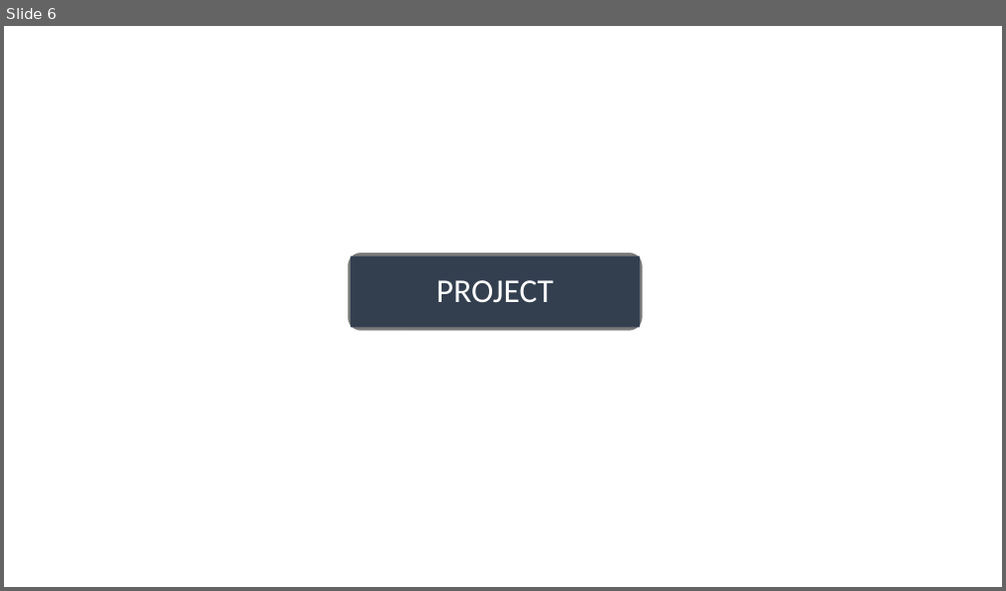
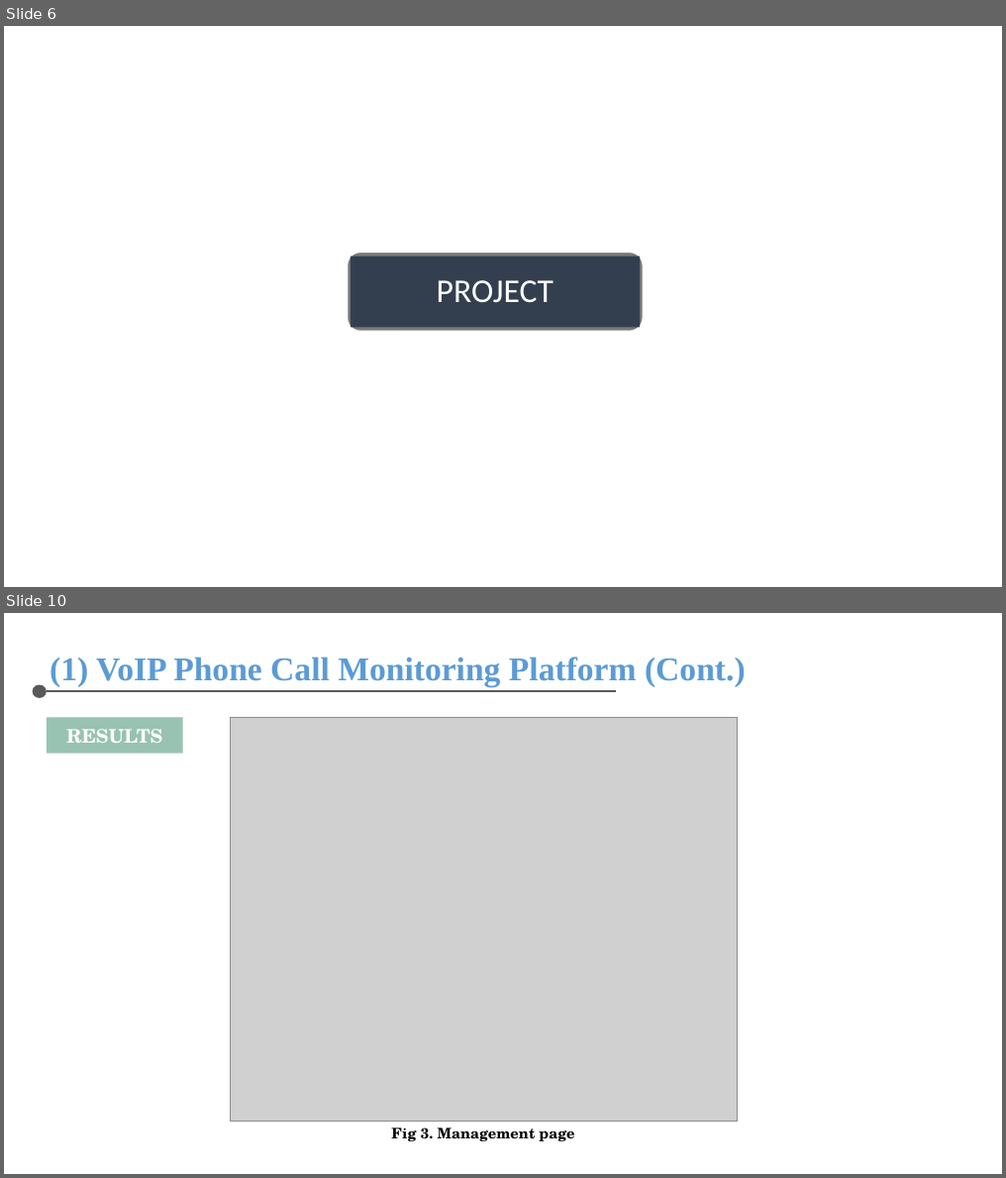
Before and after one commit to chris-nthu/nodejs-pwa, a slide deck: File/AMAT 履歷/Interview.pptx. Shown one above the other, each under a label of ours: slide 6 before the commit, slides 6 and 10 after it; the slides between them are not shown. The pictures are 1006x591 and 1006x1178 pixels, drawn with LibreOffice and Linux fonts; fonts in the diff are those of the drawing; grey boxes stand for pictures. Boxes give left, top, right and bottom in pixels: in the first picture for what was removed or moved away, otherwise in the second. Text is boxed around its words. In the diff, an @@ line names an element or a change of style, - is before the commit and + after.

```diff
--- a/File/AMAT 履歷/Interview.pptx
+++ b/File/AMAT 履歷/Interview.pptx
@@ slide 10 added at (4, 613, 1002, 1174), background #FFFFFF @@
@@ text added at (50, 657, 746, 686), 32 pt, text #5B9BD5, bold @@
+(1) VoIP Phone Call Monitoring Platform (Cont.)
@@ ellipse added at (33, 685, 47, 698), fill #595959 @@
@@ line added from (47, 691) to (616, 691), #595959 2 pt @@
@@ rectangle added at (47, 717, 183, 753), fill #98C2B2, 18 pt, text #FFFFFF, bold @@
+RESULTS
@@ picture added at (230, 717, 737, 1121) @@
@@ text added at (391, 1128, 574, 1142), 14 pt, text #000000, bold @@
+Fig 3. Management page
```
Also in this commit, not shown: 5 slides changed, 9 other slides added.
